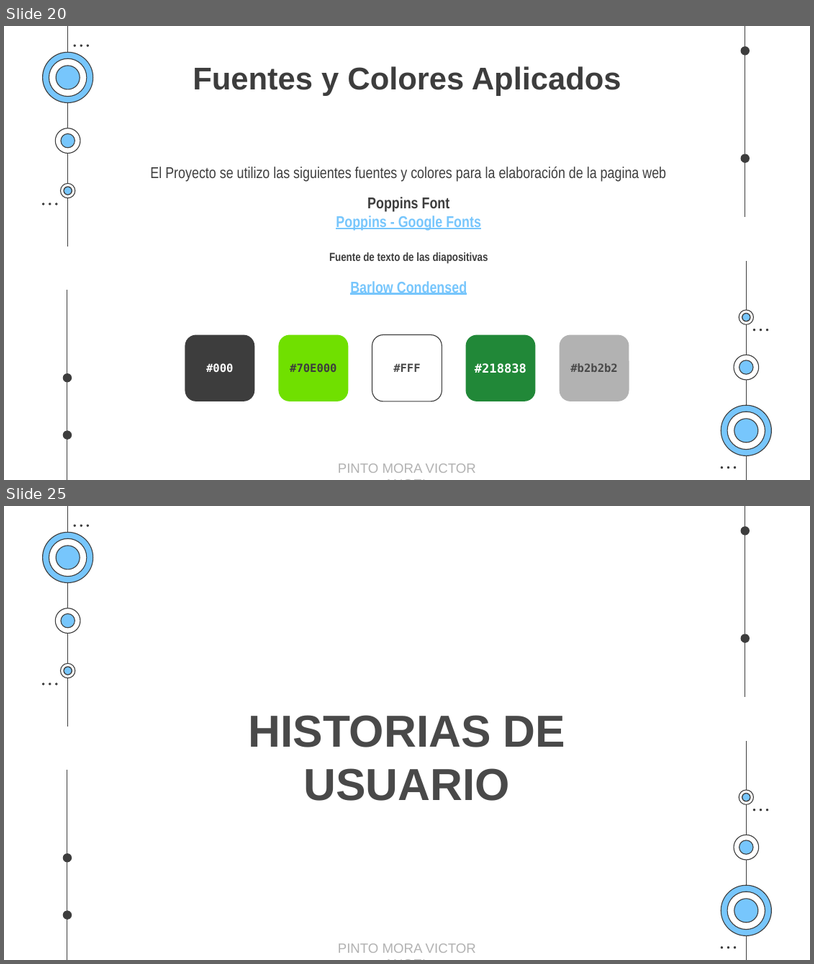
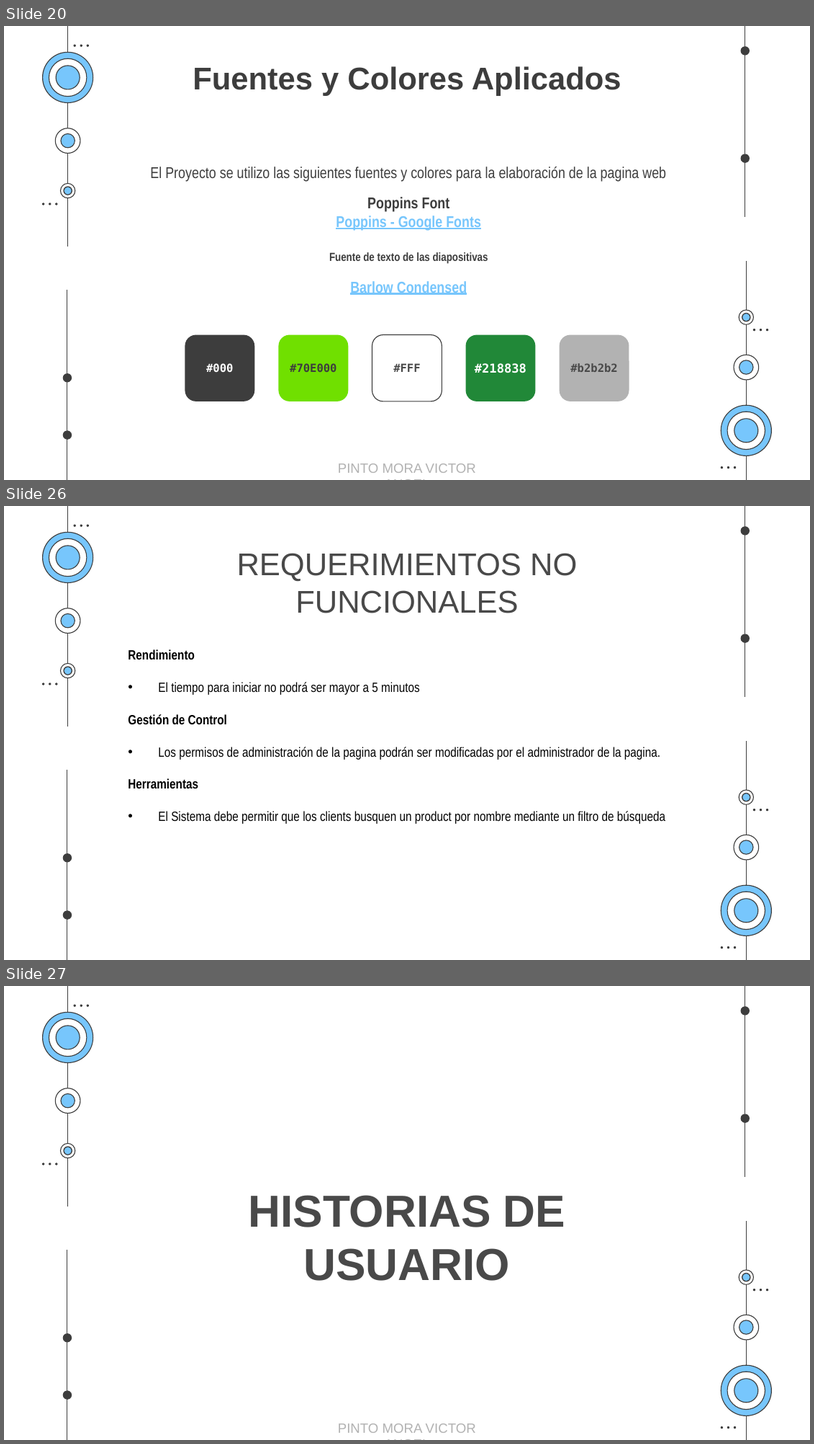
Before and after one commit to EgCooper/Mxt-Technology, a slide deck: Documentacion/Mxt-Technology Presentacion.pptx. Shown one above the other, each under a label of ours: slides 20 and 25 before the commit, slides 20, 26 and 27 after it; the slides between them are not shown. The pictures are 814x964 and 814x1444 pixels, drawn with LibreOffice and Linux fonts; fonts in the diff are those of the drawing. Boxes give left, top, right and bottom in pixels: in the first picture for what was removed or moved away, otherwise in the second. Text is boxed around its words. In the diff, an @@ line names an element or a change of style, - is before the commit and + after.

```diff
--- a/Documentacion/Mxt-Technology Presentacion.pptx
+++ b/Documentacion/Mxt-Technology Presentacion.pptx
@@ slide 26 added at [4,506,810,960], background #FFFFFF; not listed: 48 template elements that a slide beside it also shows @@
@@ title added at [237,553,577,613], 28 pt, text #494949 @@
+REQUERIMIENTOS NO FUNCIONALES
@@ text added at [128,649,666,824], 12 pt, text #000000 @@
+Rendimiento
+• El tiempo para iniciar no podrá ser mayor a 5 minutos
+Gestión de Control
+• Los permisos de administración de la pagina podrán ser modificadas por el administrador de la pagina.
+Herramientas
+• El Sistema debe permitir que los clients busquen un product por nombre mediante un filtro de búsqueda
@@ what was slide 25 is now slide 27 @@
```
Also in this commit, not shown: 5 slides changed, 3 other slides added.
